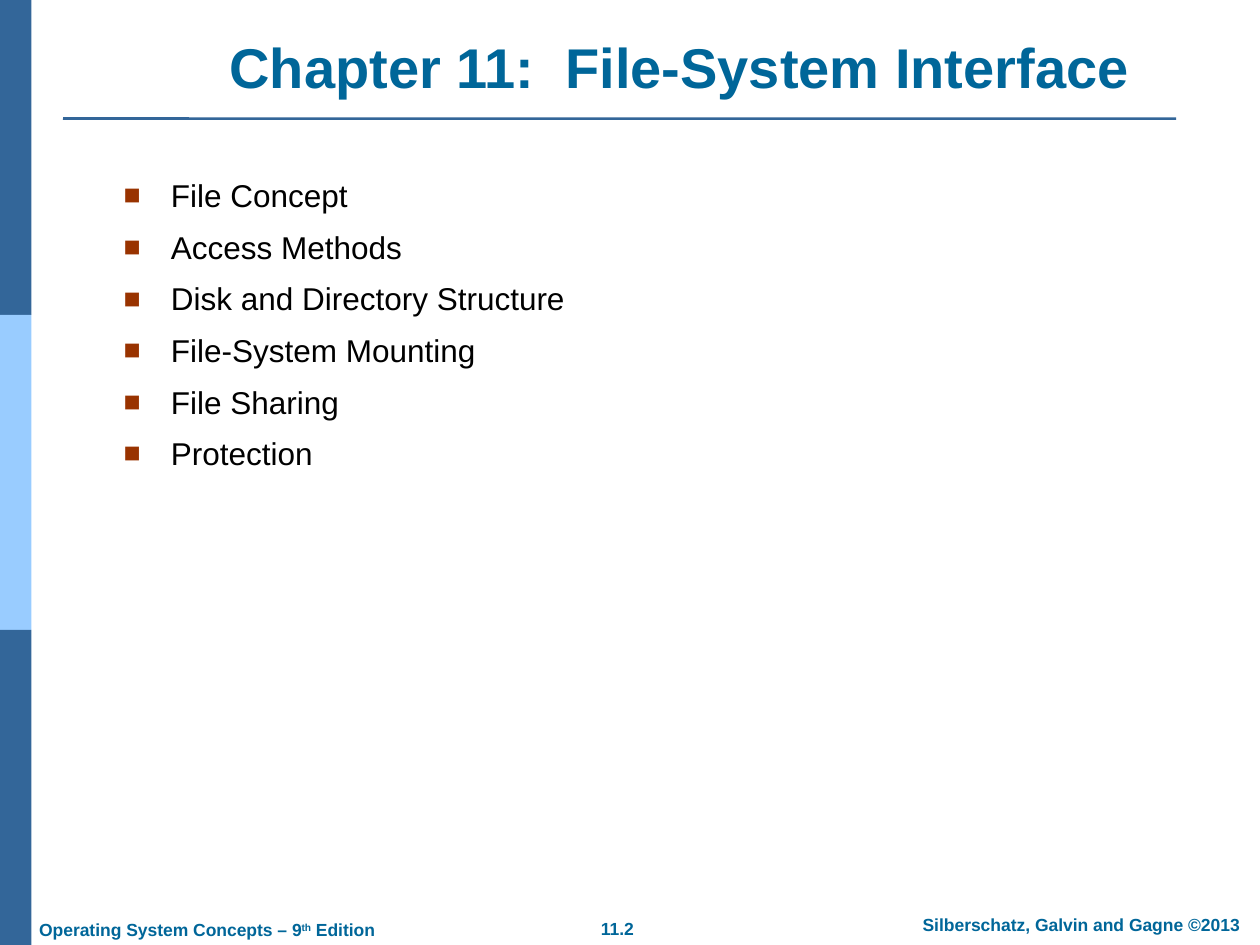
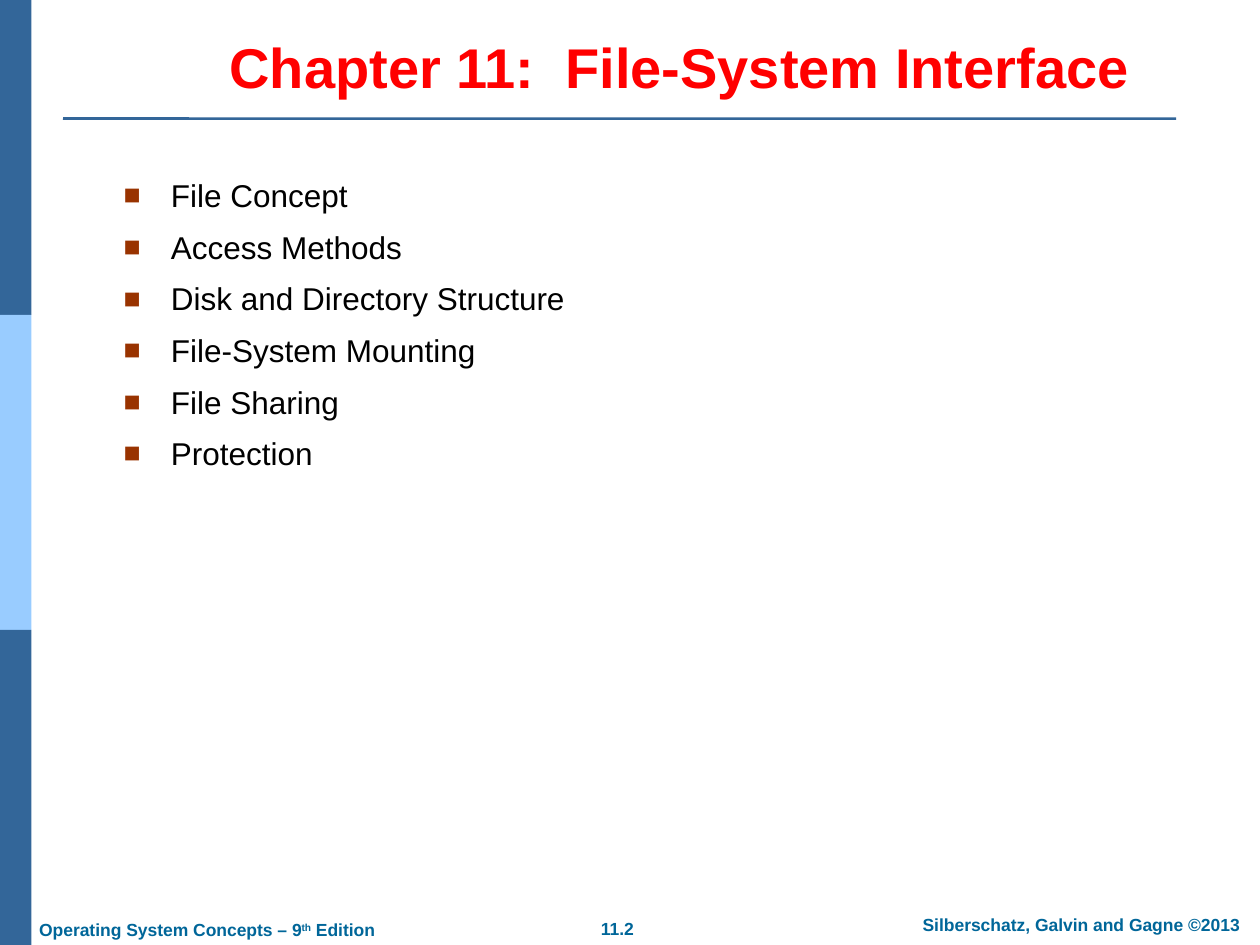
Before and after one commit to GeneralNitin/S4, a slide deck: slide 2 of S4/03. OS/PPTs/PPT-dir/ch11.ppt. Drawn at 1260x945 pixels with LibreOffice and Linux fonts; fonts in the diff are those of the drawing; background and template pictures are left out. Boxes give left, top, right and bottom in pixels: in the first picture for what was removed or moved away, otherwise in the second. Text is boxed around its words. In the diff, an @@ line names an element or a change of style, - is before the commit and + after.

```diff
--- a/S4/03. OS/PPTs/PPT-dir/ch11.ppt
+++ b/S4/03. OS/PPTs/PPT-dir/ch11.ppt
@@ title "Chapter 11: File-System Interface" at [229, 47, 1128, 99]: text colour #006699 to #FF0000 @@
```
Also in this commit, not shown: 3 other slides changed, 47 other files.
